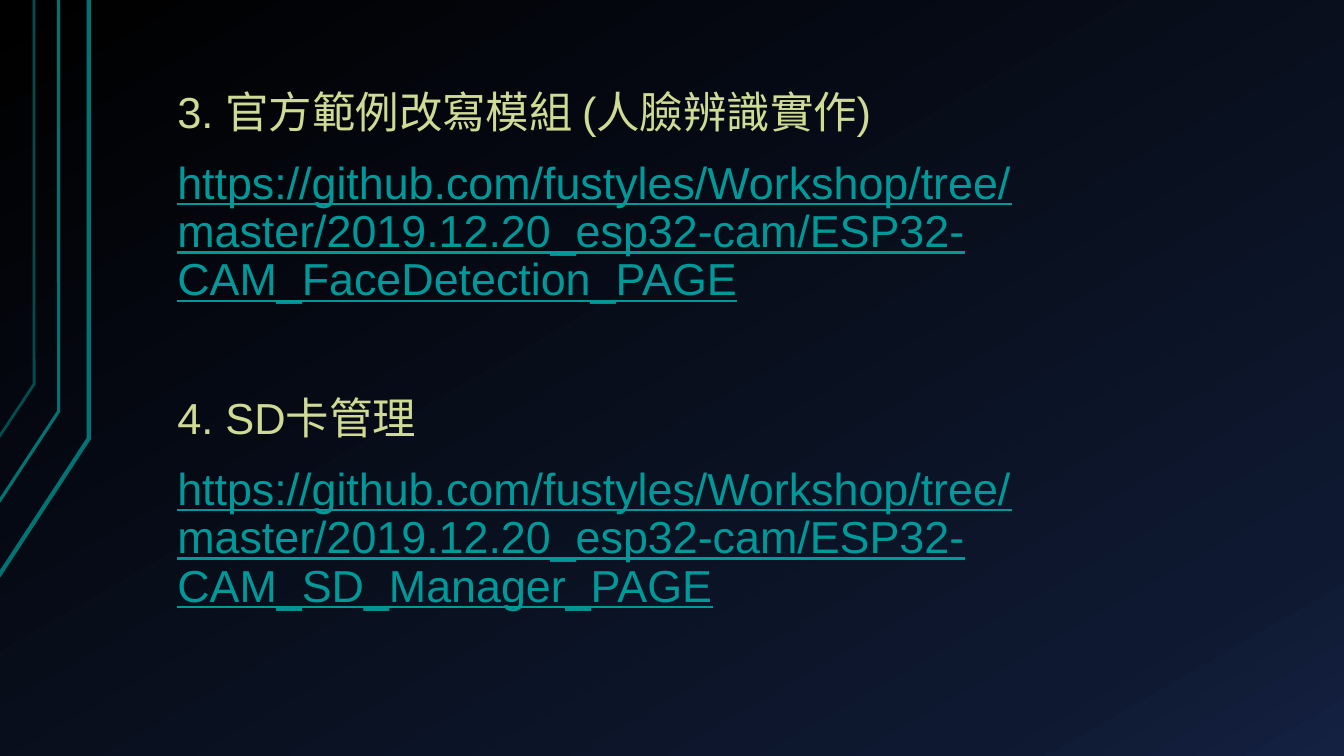
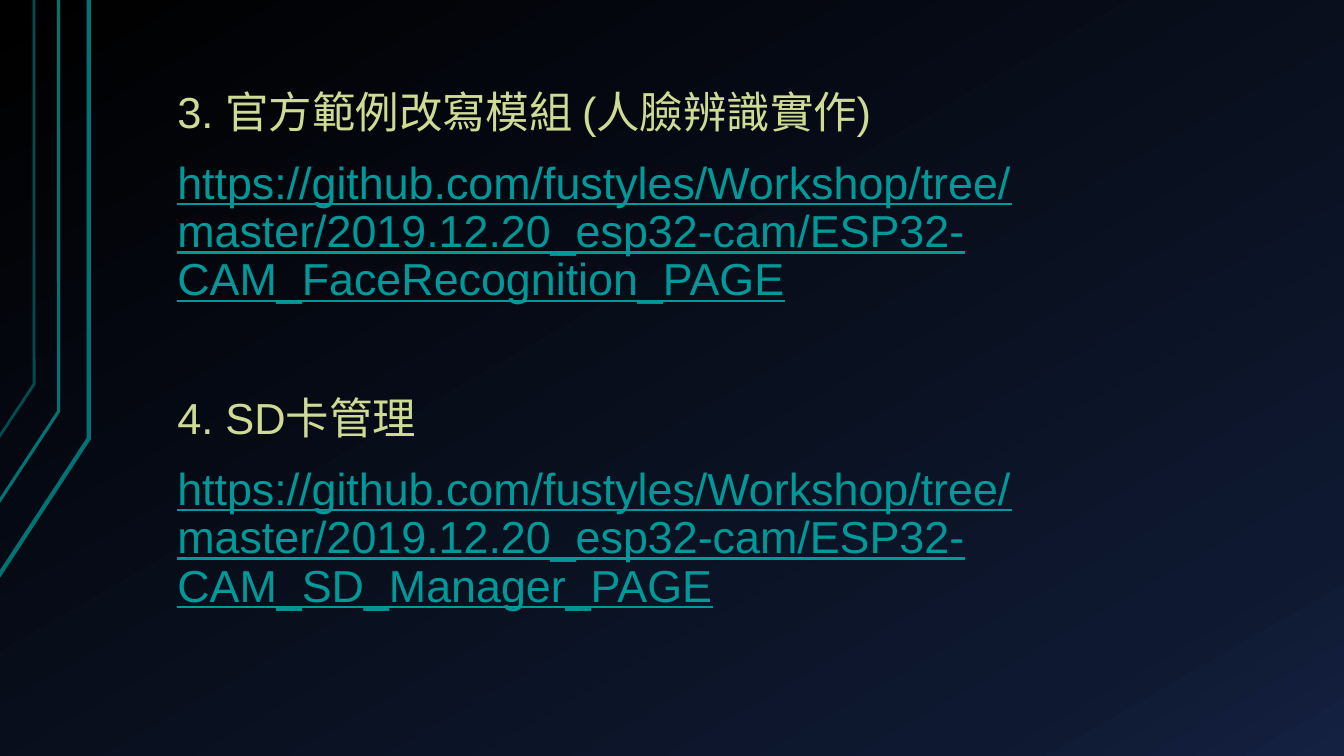
Before and after one commit to deltacod/Workshop, a slide deck: slide 27 of 2019.12.20_esp32-cam/ESP32-CAM-AI影像辨識應用.pptx. Drawn at 1344x756 pixels with LibreOffice and Linux fonts; fonts in the diff are those of the drawing. Boxes give left, top, right and bottom in pixels: in the first picture for what was removed or moved away, otherwise in the second. Text is boxed around its words. In the diff, an @@ line names an element or a change of style, - is before the commit and + after.

```diff
--- a/2019.12.20_esp32-cam/ESP32-CAM-AI影像辨識應用.pptx
+++ b/2019.12.20_esp32-cam/ESP32-CAM-AI影像辨識應用.pptx
@@ text at [177, 166, 1010, 304]: text changed @@
-https://github.com/fustyles/Workshop/tree/master/2019.12.20_esp32-cam/ESP32-CAM_FaceDetection_PAGE
+https://github.com/fustyles/Workshop/tree/master/2019.12.20_esp32-cam/ESP32-CAM_FaceRecognition_PAGE
```
Also in this commit, not shown: 1 other file.
